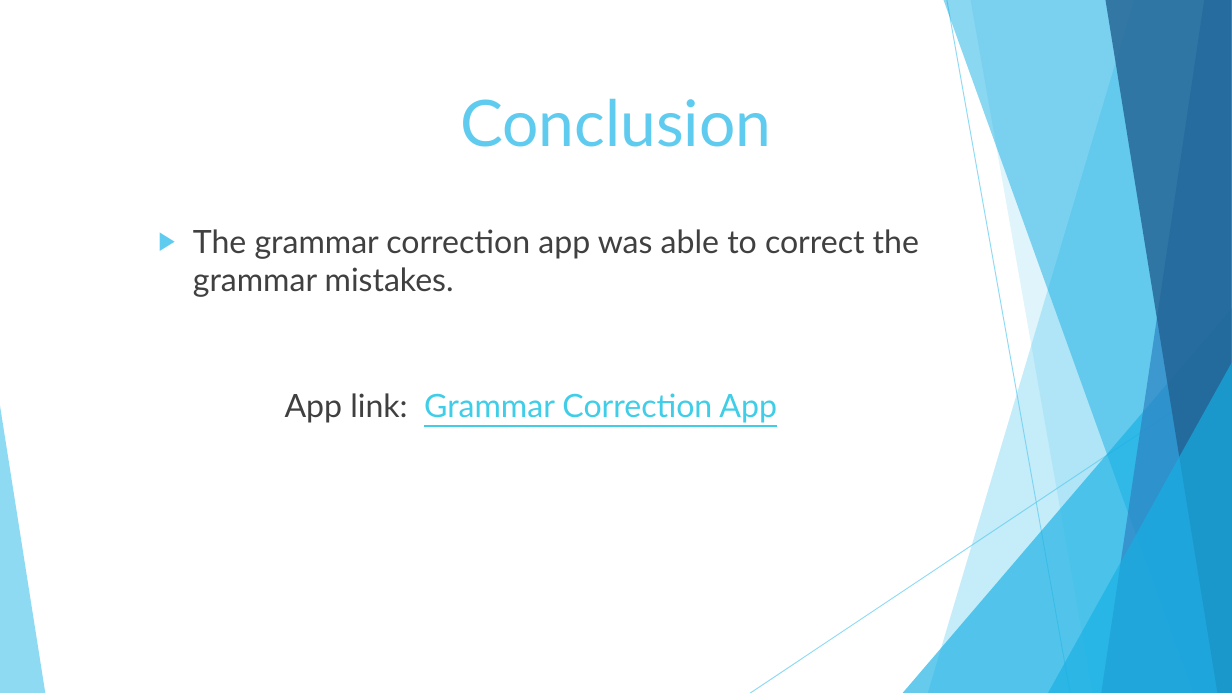
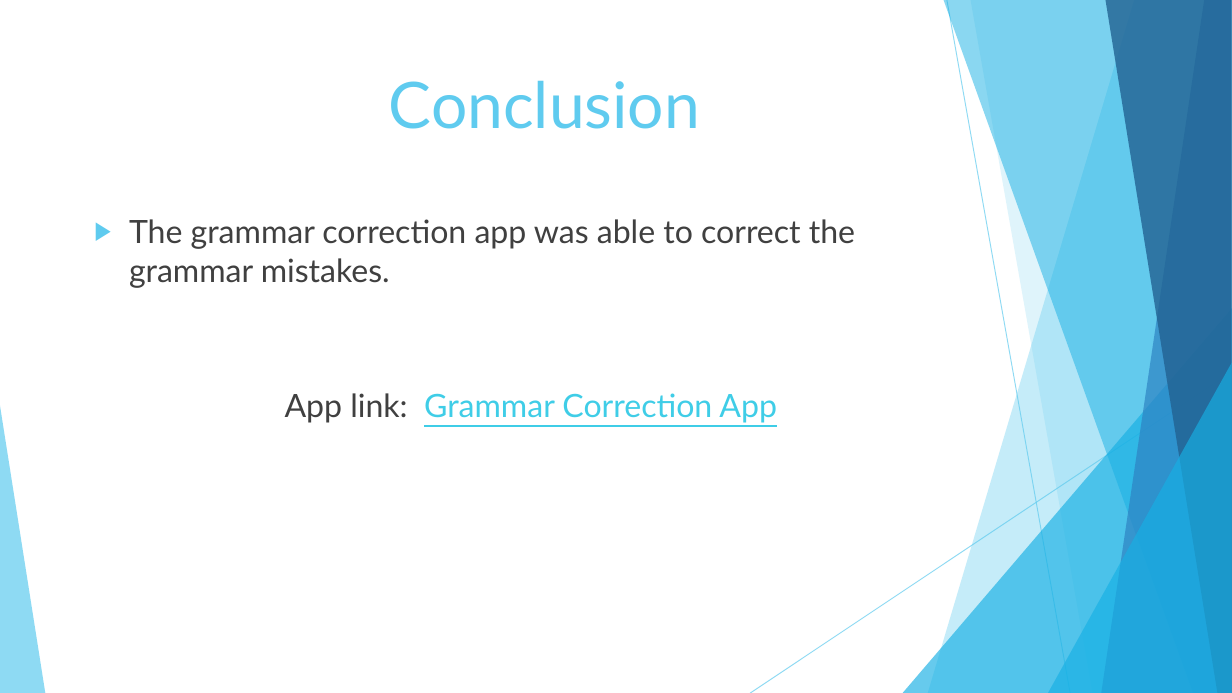
Before and after one commit to Vijaiey88/Scifor_Technologies_Work, a slide deck: slide 12 of Final Project/Grammar correction App/Project3.pptx. Drawn at 1232x693 pixels with LibreOffice and Linux fonts; fonts in the diff are those of the drawing. Boxes give left, top, right and bottom in pixels: in the first picture for what was removed or moved away, otherwise in the second. Text is boxed around its words. In the diff, an @@ line names an element or a change of style, - is before the commit and + after.

Commit message:
Report and PPT

```diff
--- a/Final Project/Grammar correction App/Project3.pptx
+++ b/Final Project/Grammar correction App/Project3.pptx
@@ title "Conclusion" moved from (x1=460, y1=98, x2=771, y2=147) to (x1=389, y1=80, x2=700, y2=129) @@
@@ text "The grammar correction app was ..." moved from (x1=193, y1=229, x2=919, y2=297) to (x1=129, y1=219, x2=855, y2=288) @@
```
